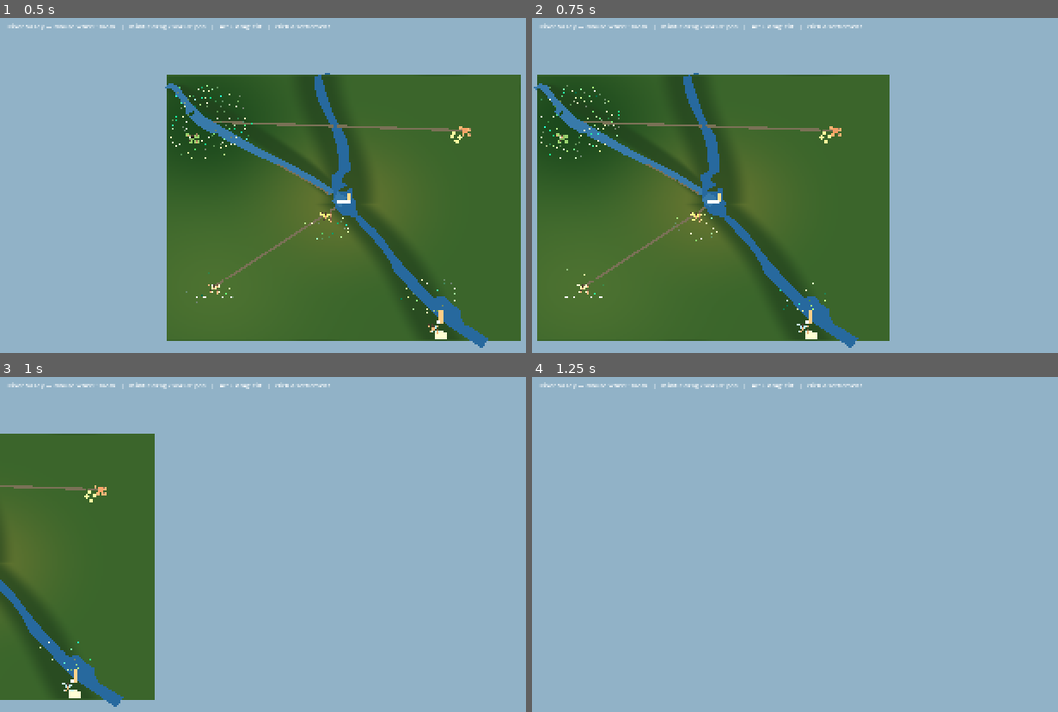
Above: before the commit, frames 1-4 (two rows, left to right).
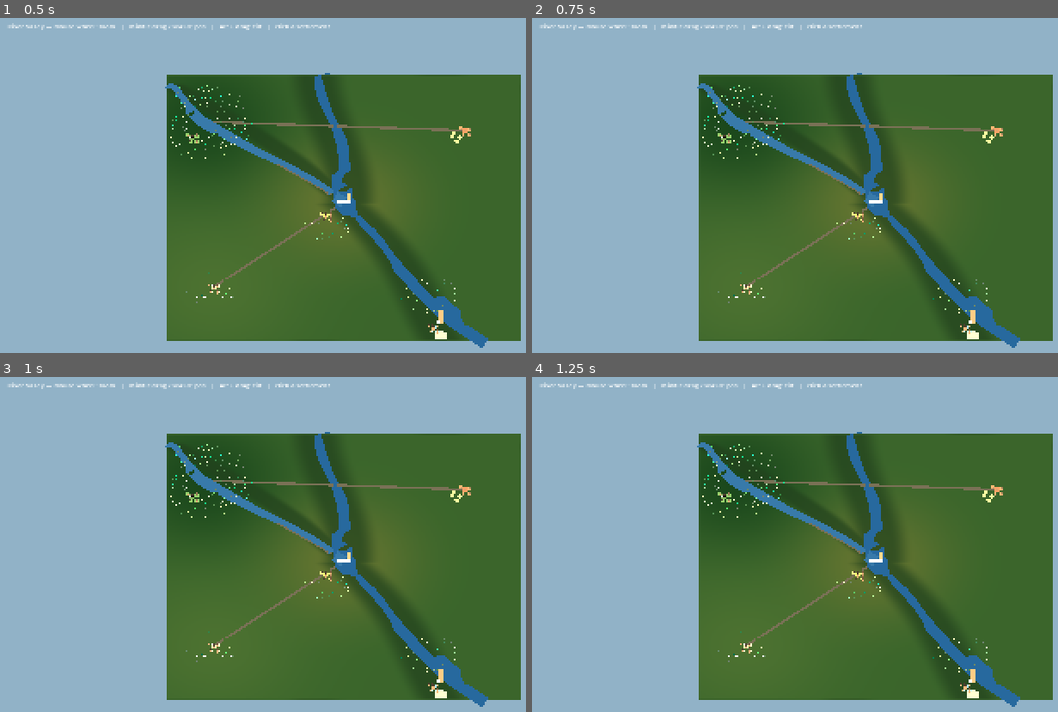
Above: after the commit, the same moments.

Repository: forsman5/sitka
Game: Godot game, scene res://scenes/valley/river_valley.tscn
Two runs of this game, one before a commit and one after it. Both use one fixed random seed, a clock stepped at 60 frames per second and the inputs below. This scene is started directly instead of the project's main scene.
Inputs (mouse positions are in pixels of both pictures, inside the frame that each line leads up to):
- Up to frame 1 (0.5 s): no input
- Up to frame 2 (0.75 s): tap Enter at 0.5 s; move the mouse to (1026, 188) at 0.52 s; hold Right (ui_right) from 0.53 s (still down); hold Alt from 0.53 s (still down); click (1026, 188) at 0.67 s
- Up to frame 3 (1 s): keep holding Right (ui_right); keep holding Alt
- Up to frame 4 (1.25 s): keep holding Right (ui_right); keep holding Alt

Frame 1 is identical in both runs. In frame 2, 60% of the frame differs, in the area x 0-100%, y 16-99%; in frame 3, 77%; in frame 4, 54%.

Commit message:
Clamp river valley camera panning to the terrain's actual extent
Panning (or zooming/tilting out) used to let the camera drift past the
320x240 ground plane's edge, showing empty WorldEnvironment background
where the terrain should be. Added an opt-in pan_limit to rts_camera.gd
(world.tscn's open-ended procedural map leaves it at the default Vector2.INF
and is unaffected) and set it from the valley's own AuthoredValleyTerrain.WORLD_SIZE.

The clamp accounts for zoom (camera.size) and tilt: an orthographic camera
pitched by tilt degrees sees a ground rectangle stretched by 1/sin(tilt)
along the tilt axis -- exact for a flat plane, derived from the actual
camera/rig transform math, not eyeballed. That flat-plane math alone still
under-clamped at low tilt angles once real terrain entered the picture:
the valley's heightmap rises up to ~38 units above the flat plane the math
assumes, and at a grazing angle that elevation pushes the actually-visible
ground point roughly height/tan(tilt) further along the tilt direction than
the flat-plane point -- tens of units at the valley's tilt_min. Added
max_ground_height to size the clamp for the worst case (the tallest hill),
verified by direct screenshot at the previously-broken tilt/zoom/pan
combination rather than trusting the derivation alone.

Co-Authored-By: Claude Sonnet 5 <noreply@anthropic.com>
Claude-Session: https://claude.ai/code/session_01PD1e96mc6gd4JhXQyC36UH

Diff:
--- a/scripts/camera/rts_camera.gd
+++ b/scripts/camera/rts_camera.gd
@@ -8,6 +8,20 @@
 @export var pivot_height: float = 20.0     # camera altitude above the rig's ground anchor;
                                             # must clear the tallest terrain in the scene or
                                             # the camera ends up inside/under the mesh
+## Half-extent (x, z) of the world's ground, in world units. Panning is
+## clamped so the visible area never crosses outside this rectangle -- unset
+## (INF) leaves panning unrestricted, which is what world.tscn's open-ended
+## procedural map wants. Scenes with a fixed-size ground plane (the river
+## valley) should set this after building their terrain.
+@export var pan_limit: Vector2 = Vector2.INF
+## Tallest terrain above the pan_limit ground plane, in world units. The
+## clamp math below is exact for a flat Y=0 plane; real elevation pushes the
+## actual visible ground point further along the tilt direction than that
+## flat-plane math predicts, by roughly height / tan(tilt) at a grazing
+## angle (over the valley's ~38-unit hills at a 38-degree tilt, that's a
+## ~50-unit error -- not a rounding issue). 0 keeps the exact flat-plane math
+## for scenes whose ground is actually flat at y=0.
+@export var max_ground_height: float = 0.0
 
 @onready var _camera: Camera3D = $Camera3D
 
@@ -26,6 +40,7 @@
 func center_on(world_pos: Vector3) -> void:
 	position.x = world_pos.x
 	position.z = world_pos.z
+	_clamp_to_pan_limit()
 
 func _process(delta: float) -> void:
 	_pan_keyboard(delta)
@@ -41,8 +56,10 @@
 		match event.button_index:
 			MOUSE_BUTTON_WHEEL_UP:
 				_camera.size = clampf(_camera.size - 2.0, zoom_min, zoom_max)
+				_clamp_to_pan_limit()
 			MOUSE_BUTTON_WHEEL_DOWN:
 				_camera.size = clampf(_camera.size + 2.0, zoom_min, zoom_max)
+				_clamp_to_pan_limit()
 			MOUSE_BUTTON_MIDDLE:
 				_dragging = event.pressed
 				_drag_last = event.position
@@ -51,6 +68,7 @@
 			# mouse up (relative.y < 0) → more top-down; mouse down → more angled
 			_current_tilt = clampf(_current_tilt - event.relative.y * tilt_sensitivity, tilt_min, 90.0)
 			_apply_tilt()
+			_clamp_to_pan_limit()
 			_drag_last = event.position  # keep fresh so pan doesn't jump on Alt release
 		elif _dragging:
 			var world_per_px := _camera.size / get_viewport().get_visible_rect().size.y
@@ -58,6 +76,7 @@
 			_drag_last = event.position
 			position.x -= delta.x * world_per_px
 			position.z -= delta.y * world_per_px
+			_clamp_to_pan_limit()
 
 func _pan_keyboard(delta: float) -> void:
 	var dir := Vector3.ZERO
@@ -69,3 +88,30 @@
 		return
 	var speed := pan_speed * (_camera.size / 20.0)
 	position += dir.normalized() * speed * delta
+	_clamp_to_pan_limit()
+
+## Keeps the visible ground rectangle inside pan_limit -- otherwise panning
+## (or zooming/tilting out further than the ground extends) reveals empty
+## background past the terrain's edge. Orthographic + tilt keeps the ground
+## footprint's edges parallel (no perspective trapezoid), so scaling the
+## top-down half-extent by 1/sin(tilt) is exact for the near/far reach, not
+## just an approximation.
+func _clamp_to_pan_limit() -> void:
+	if not (is_finite(pan_limit.x) and is_finite(pan_limit.y)):
+		return
+	var half := _visible_half_extent()
+	position.x = 0.0 if half.x >= pan_limit.x else clampf(position.x, -pan_limit.x + half.x, pan_limit.x - half.x)
+	position.z = 0.0 if half.y >= pan_limit.y else clampf(position.z, -pan_limit.y + half.y, pan_limit.y - half.y)
+
+## Half-extent, in world units, of what the camera can currently see on the
+## ground plane. camera.size is calibrated to the viewport's vertical extent
+## (see the drag-pan handler's own world_per_px), so horizontal follows from
+## the viewport aspect ratio. Tilting away from top-down stretches the
+## vertical (world Z) reach since the ground plane is seen at a grazing angle.
+func _visible_half_extent() -> Vector2:
+	var viewport_size := get_viewport().get_visible_rect().size
+	var aspect := viewport_size.x / maxf(viewport_size.y, 1.0)
+	var tilt_rad := deg_to_rad(clampf(_current_tilt, 1.0, 90.0))
+	var tilt_stretch := 1.0 / sin(tilt_rad)
+	var elevation_reach := max_ground_height / tan(tilt_rad)
+	return Vector2(_camera.size * 0.5 * aspect, _camera.size * 0.5 * tilt_stretch + elevation_reach)
--- a/scripts/valley/river_valley.gd
+++ b/scripts/valley/river_valley.gd
@@ -44,6 +44,11 @@
 
 func _configure_camera() -> void:
 	_camera.size = 350.0
+	# Keeps panning from ever revealing empty background past the terrain's
+	# edge -- the ground plane is a fixed WORLD_SIZE rectangle here, unlike
+	# world.tscn's open-ended procedural map (rts_camera.gd's default).
+	$RTSCamera.pan_limit = AuthoredValleyTerrain.WORLD_SIZE * 0.5
+	$RTSCamera.max_ground_height = AuthoredValleyTerrain.HEIGHT_MAX
 	$RTSCamera.center_on(Vector3(0.0, 0.0, 0.0))
 
 func _process(_delta: float) -> void:
